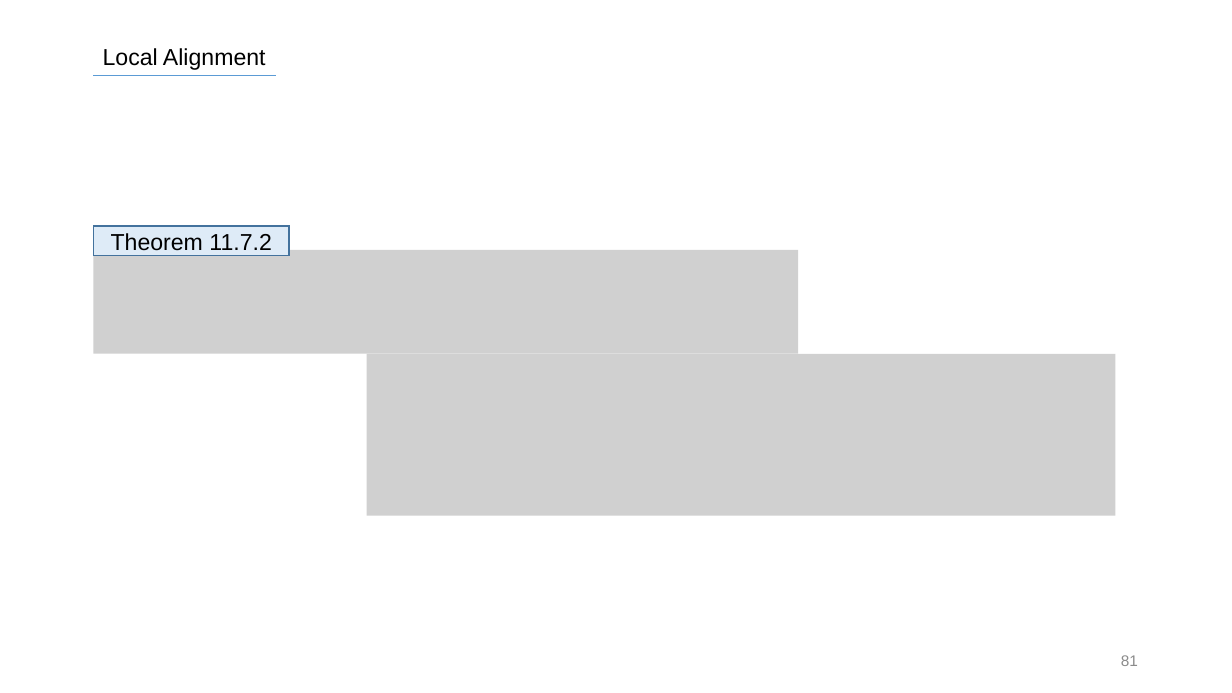
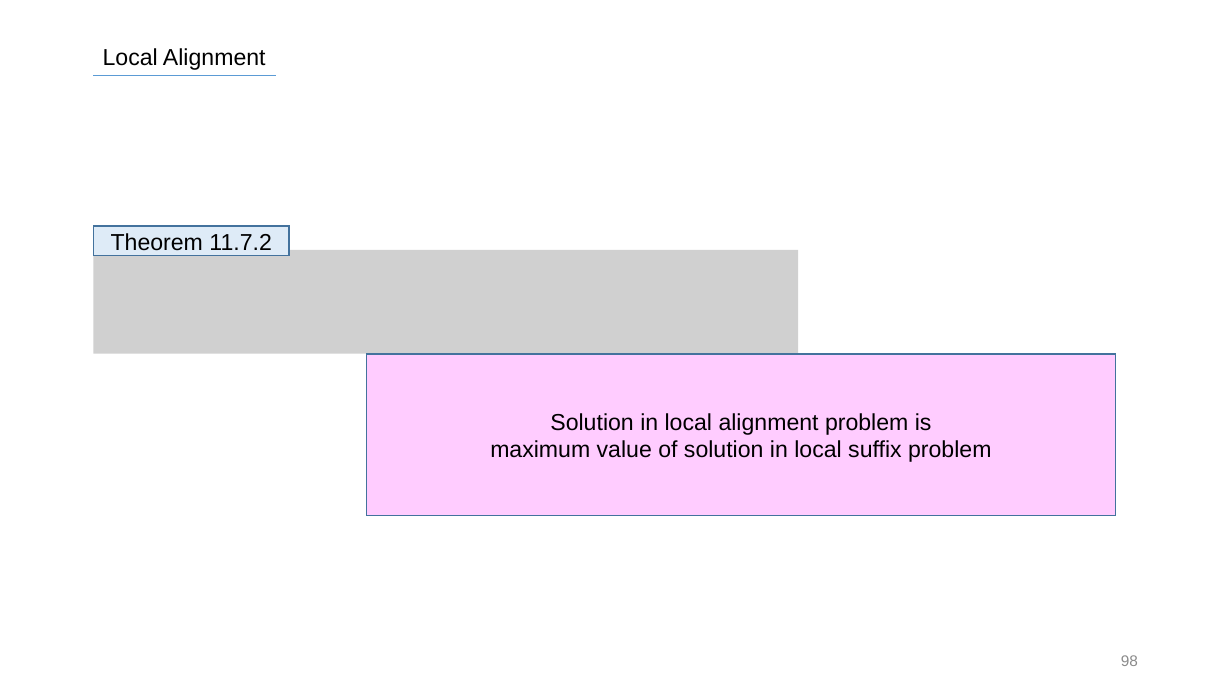
Before and after one commit to SiLviASizZ/HYU_2022, a slide deck: slide 98 of Intern/발표자료/0715/ASTS_0715.pptx (slide 81 before the commit). Drawn at 1232x693 pixels with LibreOffice and Linux fonts; fonts in the diff are those of the drawing; grey boxes stand for pictures. Boxes give left, top, right and bottom in pixels: in the first picture for what was removed or moved away, otherwise in the second. Text is boxed around its words. In the diff, an @@ line names an element or a change of style, - is before the commit and + after.

```diff
--- a/Intern/발표자료/0715/ASTS_0715.pptx
+++ b/Intern/발표자료/0715/ASTS_0715.pptx
@@ picture removed at [367, 354, 1116, 516] @@
@@ rectangle added at [367, 354, 1116, 516], fill #FFCCFF, outline #43739E 1 pt, 18 pt, text #000000 @@
+Solution in local alignment problem is
+maximum value of solution in local suffix problem
@@ page number at [1121, 655, 1138, 666]: text changed @@
-81
+98
```
Also in this commit, not shown: 77 other slides changed, 18 slides added, 1 slide removed, 1 other file.
